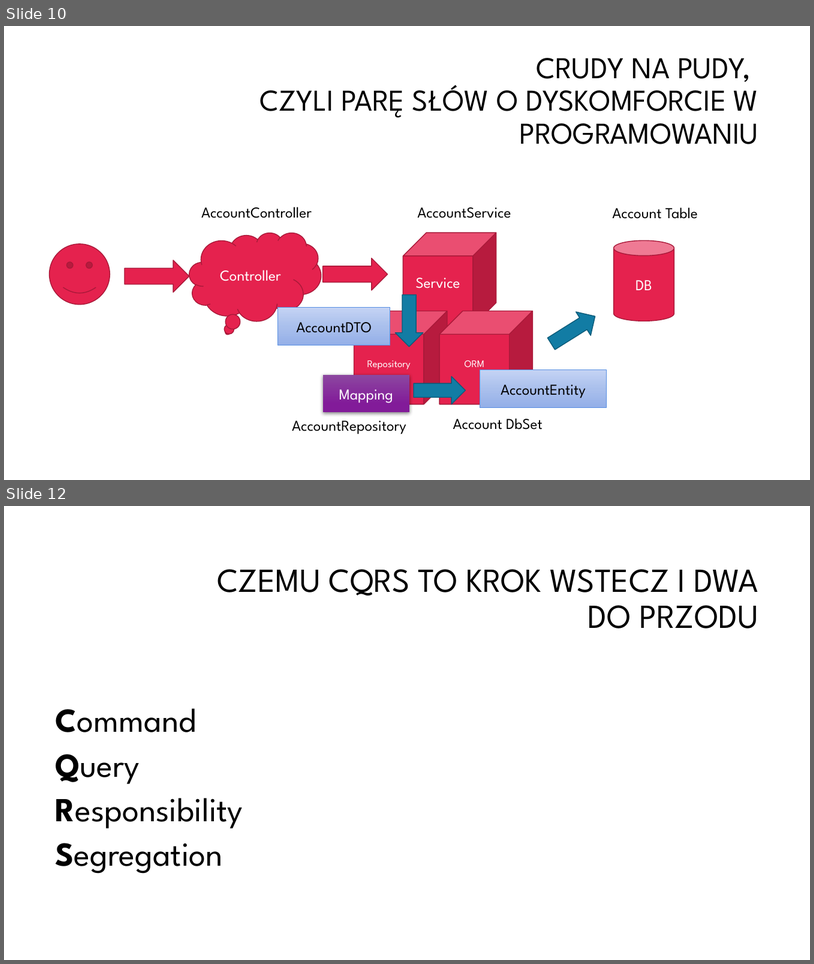
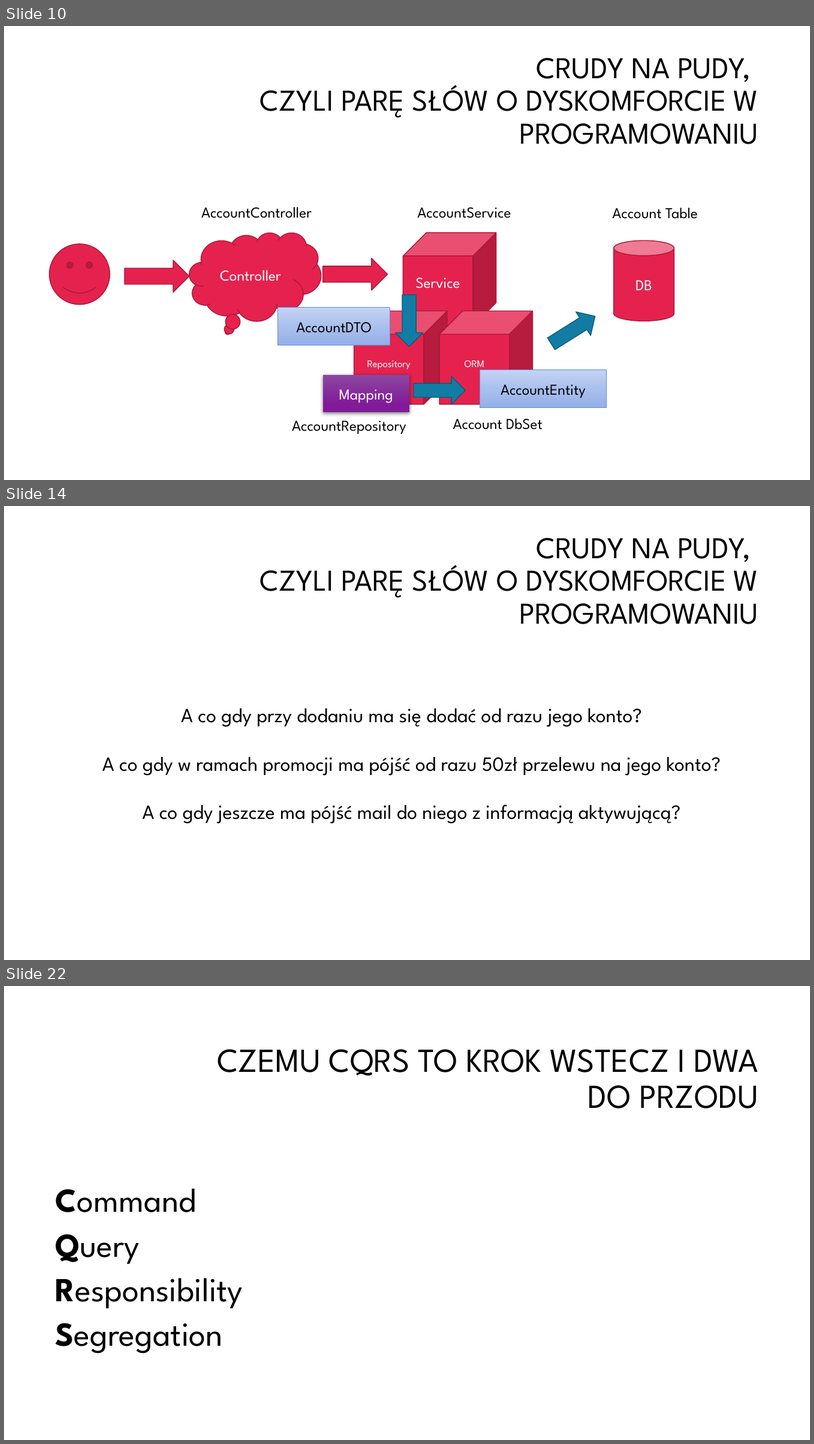
Before and after one commit to oskardudycz/EventSourcing.NetCore, a slide deck: Slides.pptx. Shown one above the other, each under a label of ours: slides 10 and 12 before the commit, slides 10, 14 and 22 after it; the slides between them are not shown. The pictures are 814x964 and 814x1444 pixels, drawn with LibreOffice and Linux fonts; fonts in the diff are those of the drawing; background and template pictures are left out. Boxes give left, top, right and bottom in pixels: in the first picture for what was removed or moved away, otherwise in the second. Text is boxed around its words. In the diff, an @@ line names an element or a change of style, - is before the commit and + after.

```diff
--- a/Slides.pptx
+++ b/Slides.pptx
@@ slide 14 added at [4,506,810,960], background #FFFFFF @@
@@ title added at [260,538,759,624], 36 pt, text #000000 @@
+CRUDY NA PUDY,
+CZYLI PARĘ SŁÓW O DYSKOMFORCIE W PROGRAMOWANIU
@@ text added at [102,708,721,823], 24 pt, text #000000 @@
+A co gdy przy dodaniu ma się dodać od razu jego konto?
+A co gdy w ramach promocji ma pójść od razu 50zł przelewu na jego konto?
+A co gdy jeszcze ma pójść mail do niego z informacją aktywującą?
@@ what was slide 12 is now slide 22 @@
```
Also in this commit, not shown: 10 other slides added, 1 slide removed.
